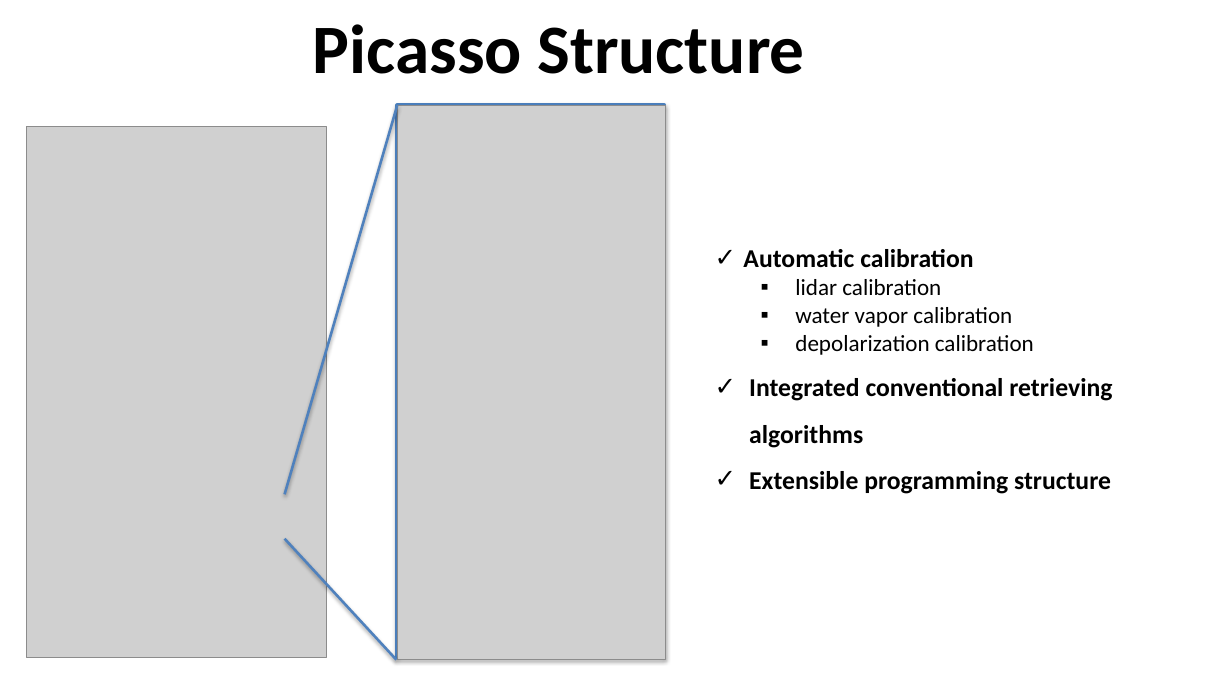
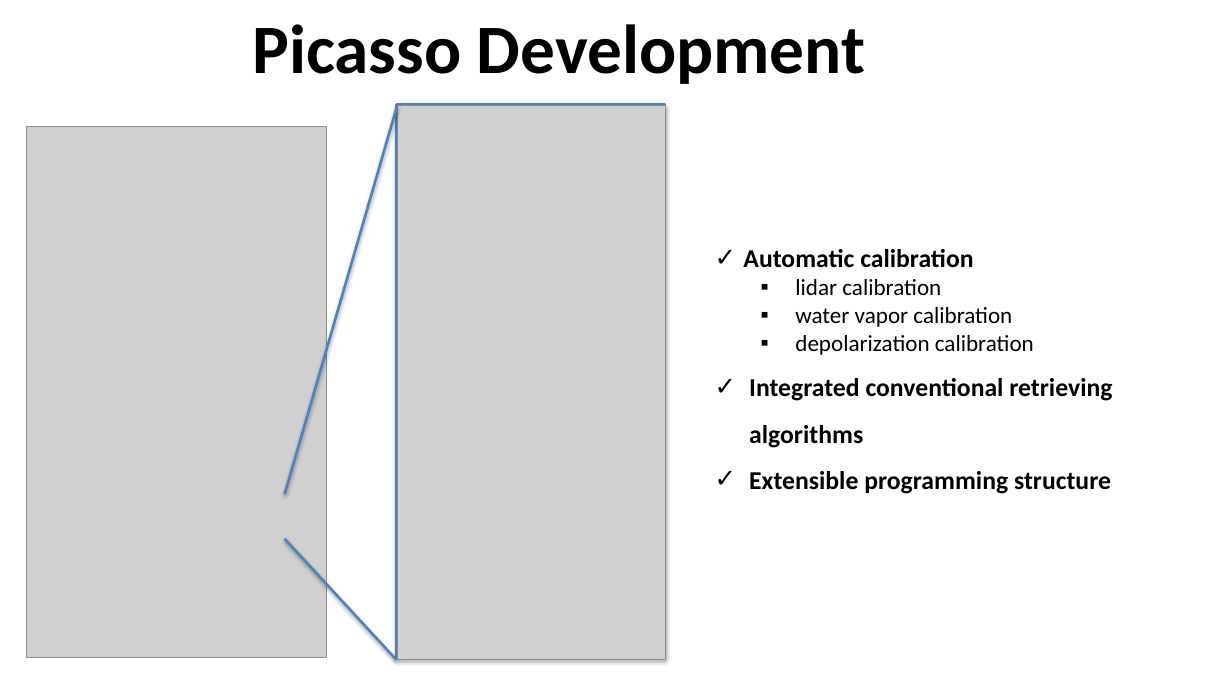
Before and after one commit to PollyNET/Pollynet_Processing_Chain, a slide deck: slide 17 of doc/Pollynet_Processing_Chain.pptx. Drawn at 1232x693 pixels with LibreOffice and Linux fonts; fonts in the diff are those of the drawing; grey boxes stand for pictures; background and template pictures are left out. Boxes give left, top, right and bottom in pixels: in the first picture for what was removed or moved away, otherwise in the second. Text is boxed around its words. In the diff, an @@ line names an element or a change of style, - is before the commit and + after.

Commit message:
edit the Picasso introduction doc

```diff
--- a/doc/Pollynet_Processing_Chain.pptx
+++ b/doc/Pollynet_Processing_Chain.pptx
@@ title at [252,24,865,84]: text changed @@
-Picasso Structure
+Picasso Development
```
Also in this commit, not shown: 4 other slides changed, 4 slides added.
